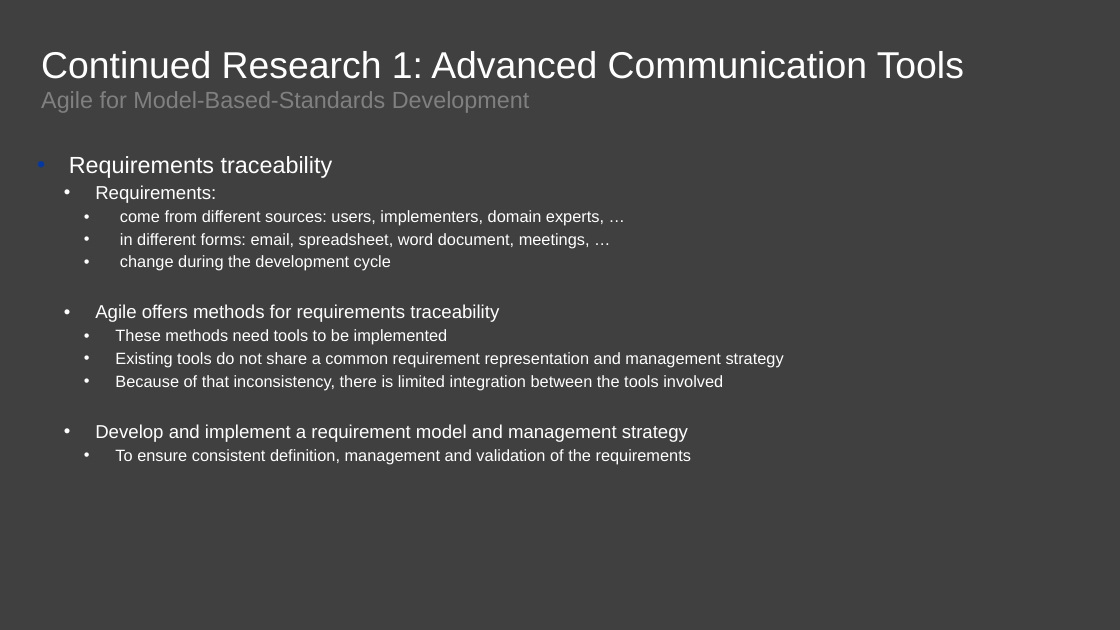
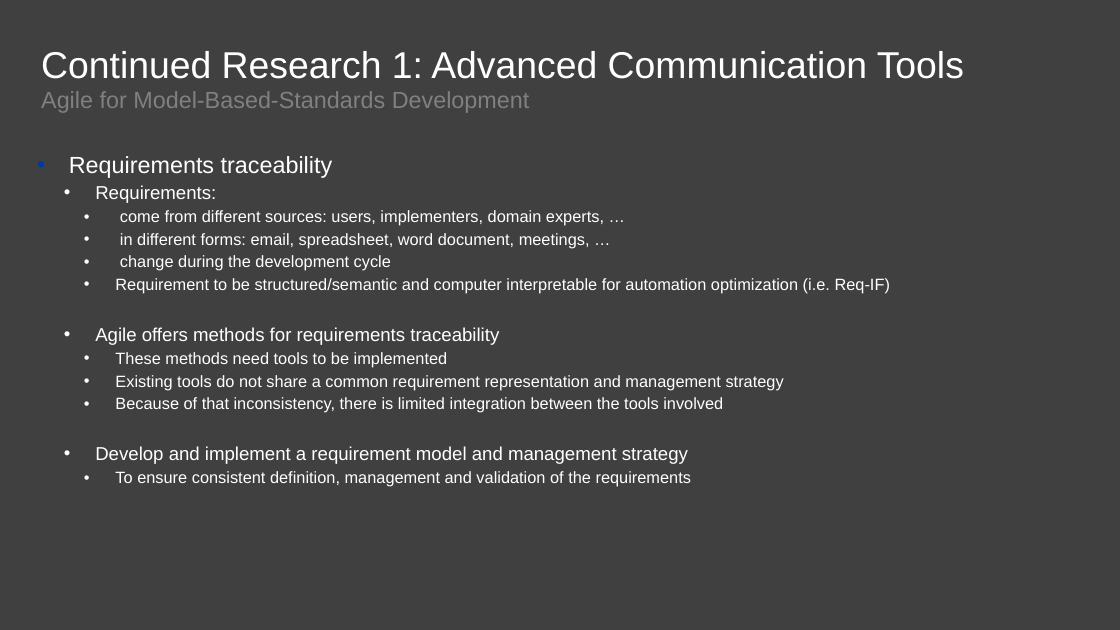
Before and after one commit to agile4mbsd/papers, a slide deck: slide 11 of 01 - Agile for Model-Based Standards Development/D - Presentations/PDES.Presentation.pptx. Drawn at 1120x630 pixels with LibreOffice and Linux fonts; fonts in the diff are those of the drawing; background and template pictures are left out. Boxes give left, top, right and bottom in pixels: in the first picture for what was removed or moved away, otherwise in the second. Text is boxed around its words. In the diff, an @@ line names an element or a change of style, - is before the commit and + after.

```diff
--- a/01 - Agile for Model-Based Standards Development/D - Presentations/PDES.Presentation.pptx
+++ b/01 - Agile for Model-Based Standards Development/D - Presentations/PDES.Presentation.pptx
@@ text at (115,278,890,294): paragraph added @@
+    • Requirement to be structured/semantic and computer interpretable for automation optimization (i.e. Req-IF)
```
Also in this commit, not shown: 3 other slides changed.
